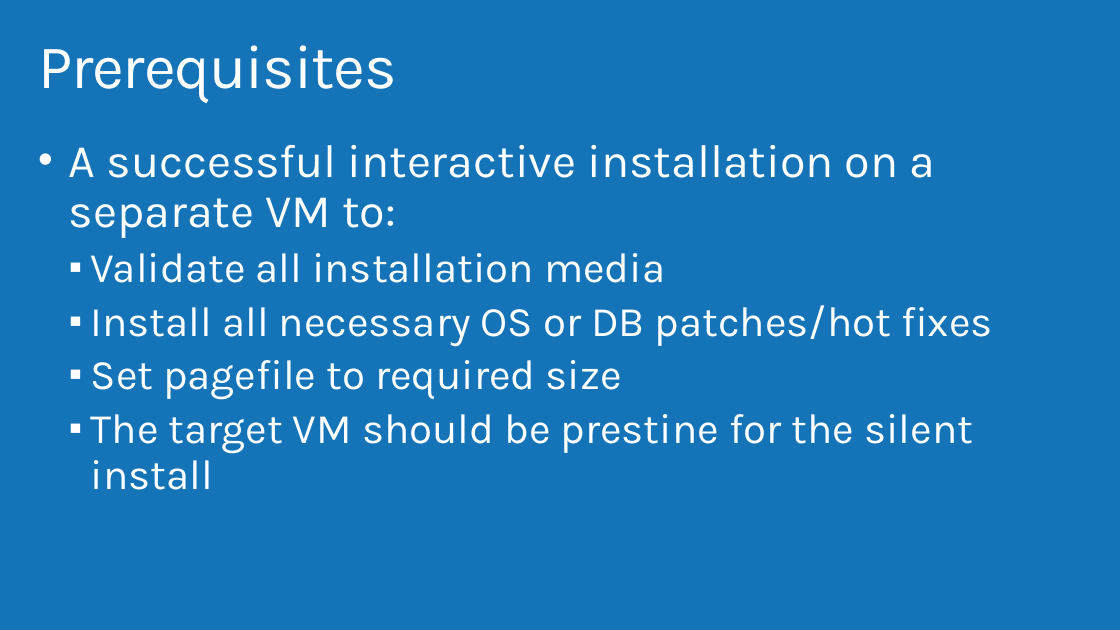
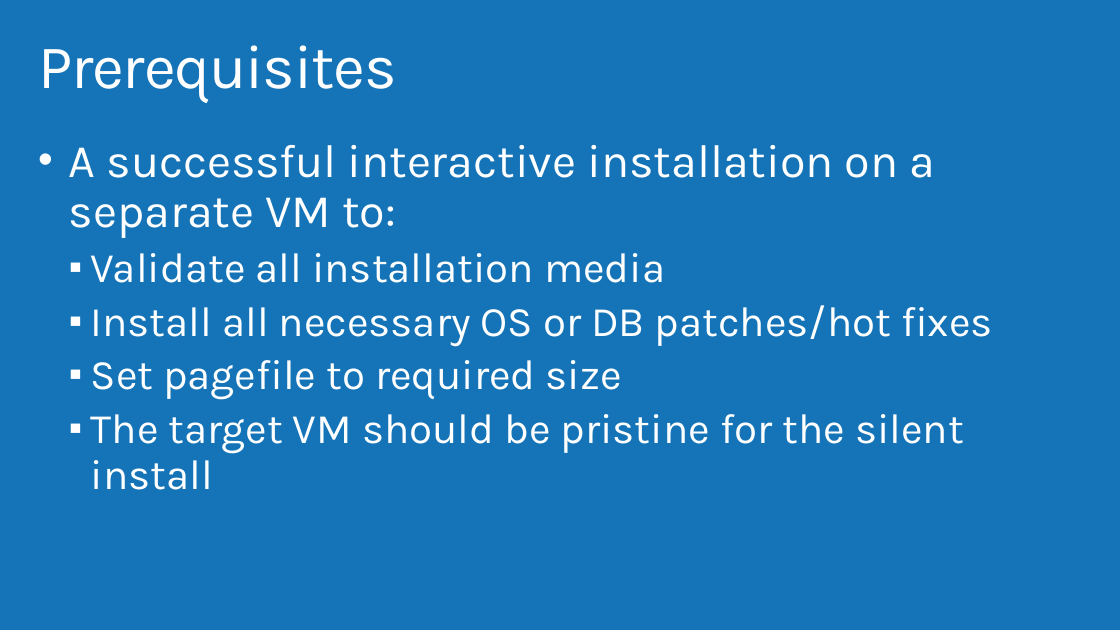
Before and after one commit to AzureCAT-GSI/SAP-on-Azure, a slide deck: slide 3 of SAP-on-Azure-Workshop-multi-day-/Presentations/SAPSilentInstall.pptx. Drawn at 1120x630 pixels with LibreOffice and Linux fonts; fonts in the diff are those of the drawing; background and template pictures are left out. Boxes give left, top, right and bottom in pixels: in the first picture for what was removed or moved away, otherwise in the second. Text is boxed around its words. In the diff, an @@ line names an element or a change of style, - is before the commit and + after.

```diff
--- a/SAP-on-Azure-Workshop-multi-day-/Presentations/SAPSilentInstall.pptx
+++ b/SAP-on-Azure-Workshop-multi-day-/Presentations/SAPSilentInstall.pptx
@@ text at box(91, 414, 964, 490): text changed @@
-  ▪ The target VM should be prestine for the silent install
+  ▪ The target VM should be pristine for the silent install
```
Also in this commit, not shown: 2 other slides changed, 2 other files.
